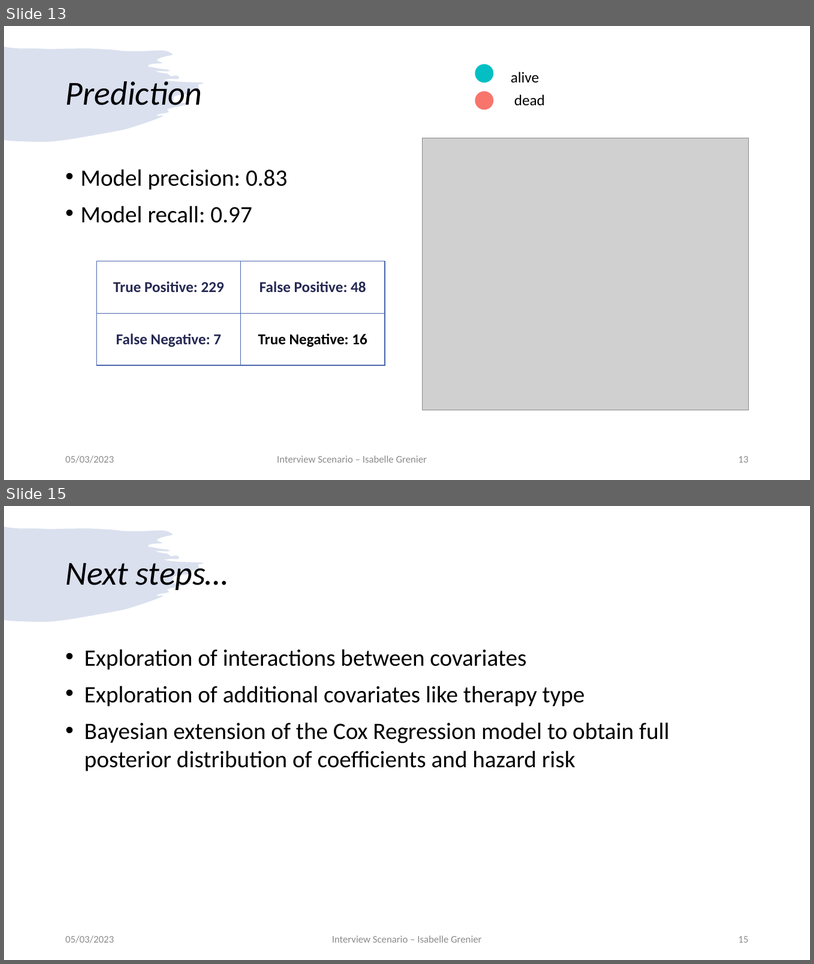
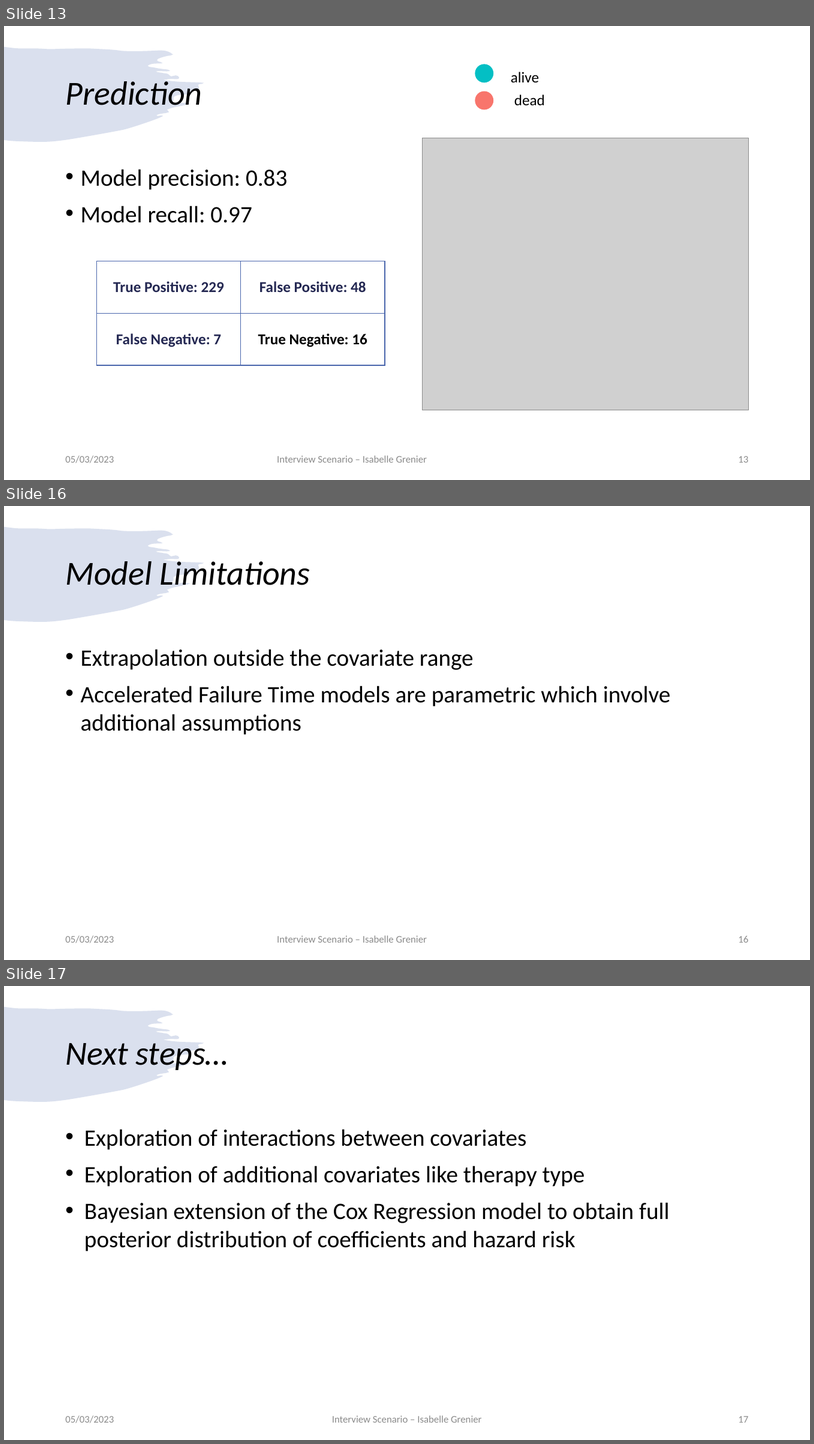
Before and after one commit to igrenier/TCGA_BRCA, a slide deck: presentation_05032023.pptx. Shown one above the other, each under a label of ours: slides 13 and 15 before the commit, slides 13, 16 and 17 after it; the slides between them are not shown. The pictures are 814x964 and 814x1444 pixels, drawn with LibreOffice and Linux fonts; fonts in the diff are those of the drawing; grey boxes stand for pictures. Boxes give left, top, right and bottom in pixels: in the first picture for what was removed or moved away, otherwise in the second. Text is boxed around its words. In the diff, an @@ line names an element or a change of style, - is before the commit and + after.

```diff
--- a/presentation_05032023.pptx
+++ b/presentation_05032023.pptx
@@ slide 16 added at <box>4,506,810,960</box>, background #FFFFFF; not listed: 1 template element that a slide beside it also shows @@
@@ title added at <box>65,561,311,585</box>, 40 pt, text #000000, italic @@
+Model Limitations
@@ text added at <box>81,649,671,735</box>, 28 pt, text #000000 @@
+• Extrapolation outside the covariate range
+• Accelerated Failure Time models are parametric which involve additional assumptions
@@ text added at <box>65,935,114,943</box>, 12 pt, text #8C8C8C @@
+05/03/2023
@@ text added at <box>277,935,427,942</box>, 12 pt, text #8C8C8C @@
+Interview Scenario – Isabelle Grenier
@@ page number added at <box>738,936,749,942</box>, 12 pt, text #8C8C8C @@
+16
@@ what was slide 15 is now slide 17 @@
@@ page number at <box>738,1416,749,1422</box>: text changed @@
-15
+17
```
Also in this commit, not shown: 5 slides changed, 2 other slides added, 1 slide removed.
